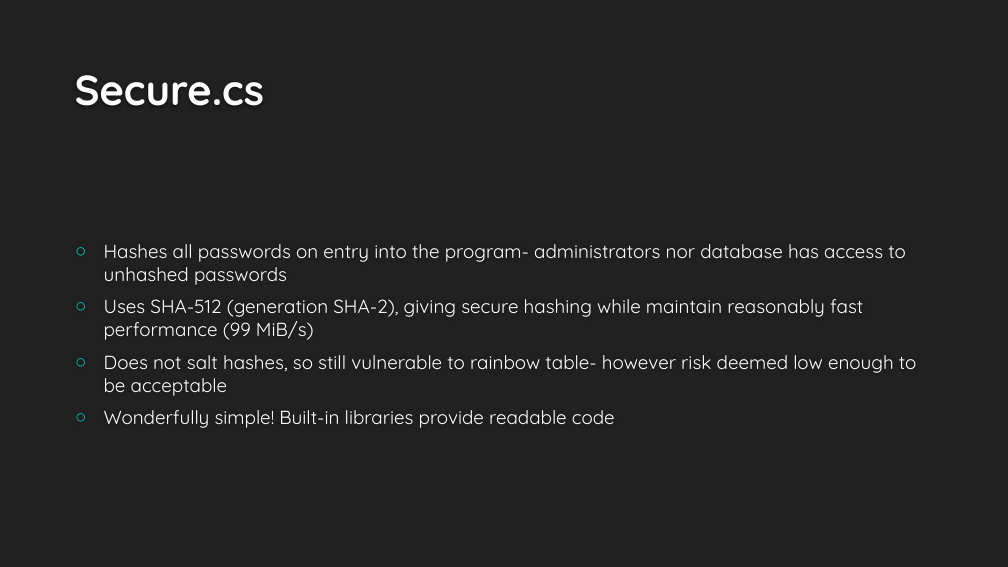
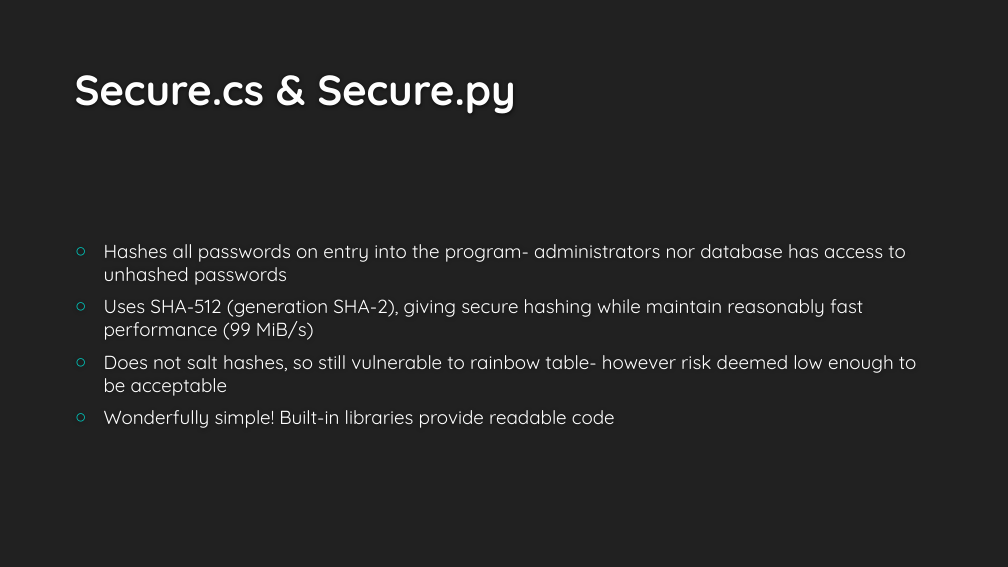
Before and after one commit to prospider/Project-Opal, a slide deck: slide 27 of Final Presentation.pptx (slide 23 before the commit). Drawn at 1008x567 pixels with LibreOffice and Linux fonts; fonts in the diff are those of the drawing; background and template pictures are left out. Boxes give left, top, right and bottom in pixels: in the first picture for what was removed or moved away, otherwise in the second. Text is boxed around its words. In the diff, an @@ line names an element or a change of style, - is before the commit and + after.

```diff
--- a/Final Presentation.pptx
+++ b/Final Presentation.pptx
@@ title at box(75, 75, 515, 114): text changed @@
-Secure.cs
+Secure.cs & Secure.py
```
Also in this commit, not shown: 3 other slides changed, 9 slides added, 2 slides removed, 8 other files.
